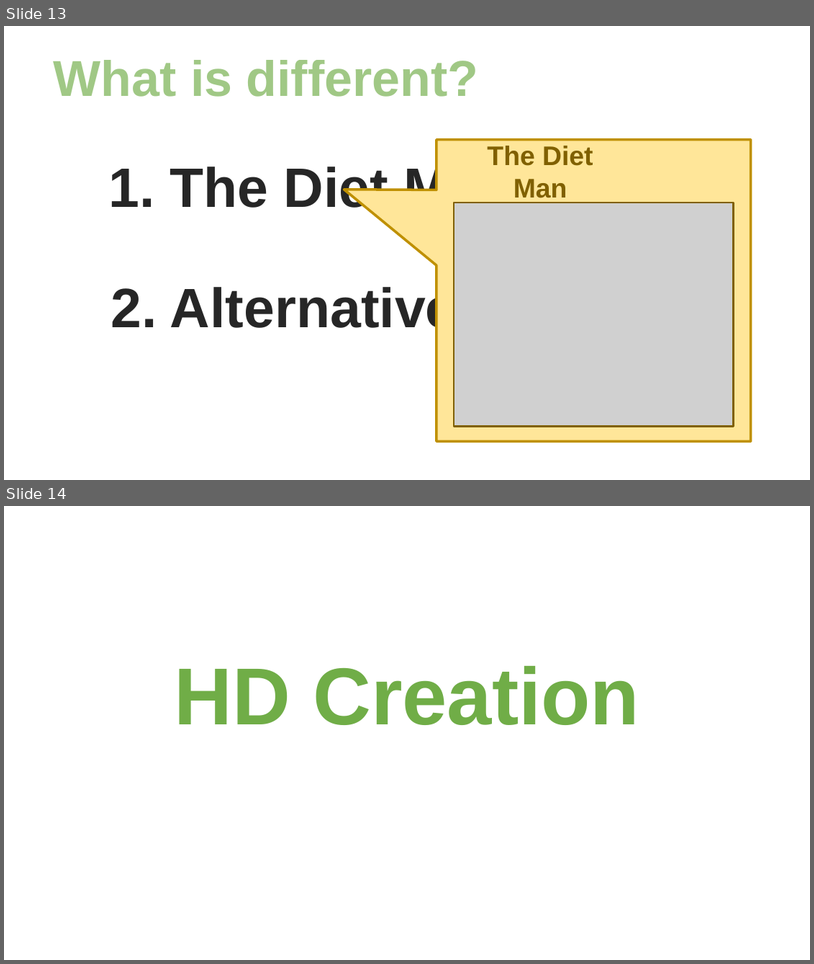
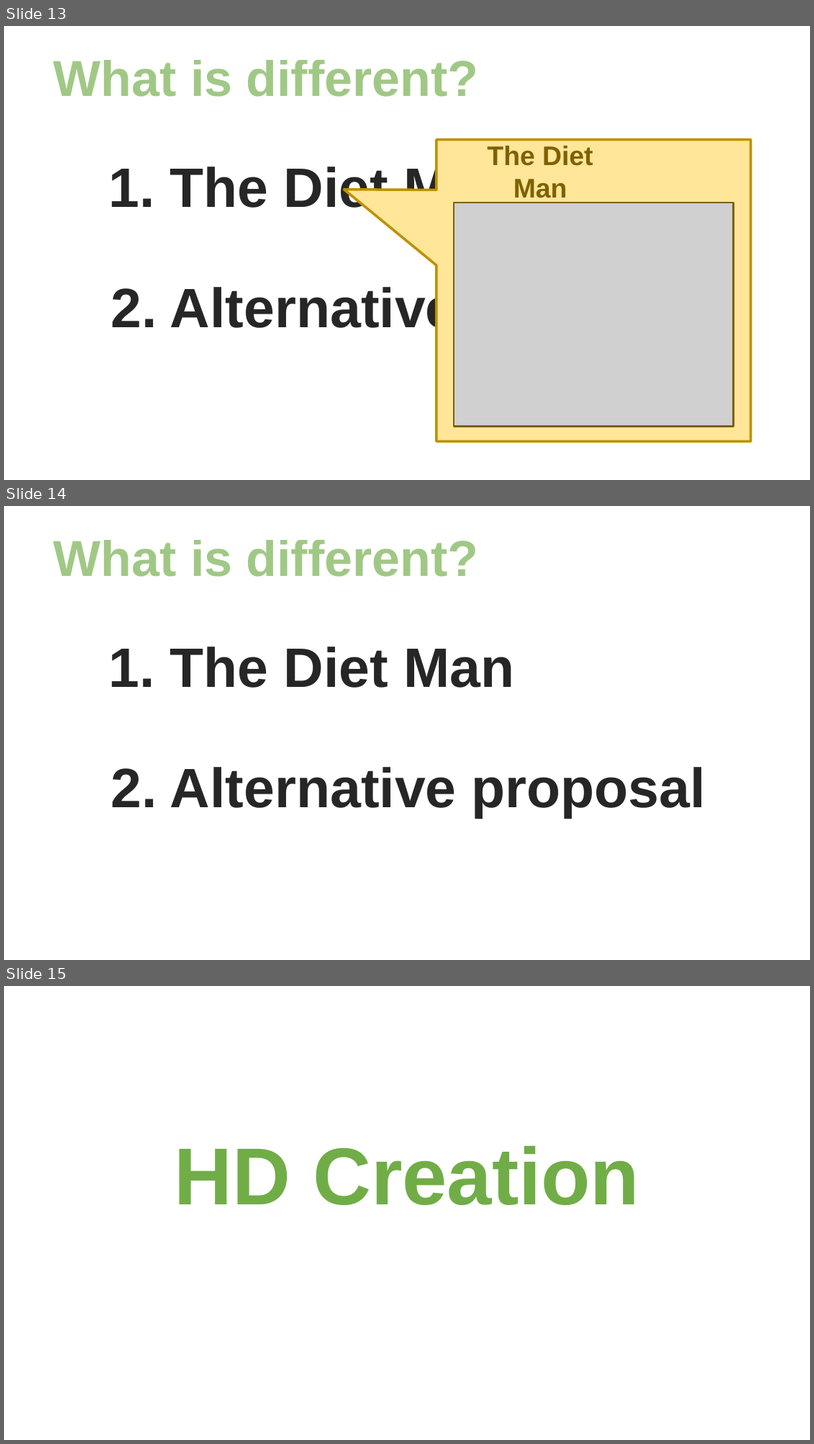
Before and after one commit to klustar/sanhak, a slide deck: 메인PPT_국방색순대국밥.pptx. Shown one above the other, each under a label of ours: slides 13 and 14 before the commit, slides 13, 14 and 15 after it. The pictures are 814x964 and 814x1444 pixels, drawn with LibreOffice and Linux fonts; fonts in the diff are those of the drawing; grey boxes stand for pictures; background and template pictures are left out. Boxes give left, top, right and bottom in pixels: in the first picture for what was removed or moved away, otherwise in the second. Text is boxed around its words. In the diff, an @@ line names an element or a change of style, - is before the commit and + after.

```diff
--- a/메인PPT_국방색순대국밥.pptx
+++ b/메인PPT_국방색순대국밥.pptx
@@ slide 14 added at [4, 506, 810, 960], background picture (left out) @@
@@ text added at [54, 540, 479, 577], 60 pt, text #70AD47 at 65% opacity, bold @@
+What is different?
@@ text added at [108, 646, 515, 687], 66 pt, text #262626, bold @@
+1. The Diet Man
@@ text added at [111, 767, 706, 818], 66 pt, text #262626, bold @@
+2. Alternative proposal
@@ what was slide 14 is now slide 15 @@
```
Also in this commit, not shown: 2 other files.
